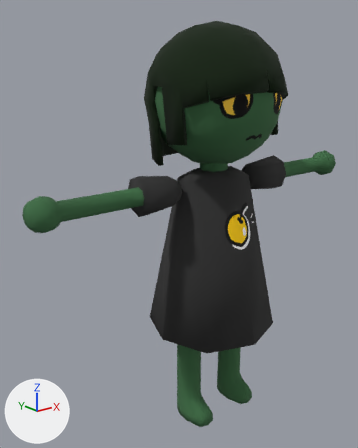
An edit to the FBX model Assets/Animation/NPCs/NPC_5MOD.fbx, drawn before and after from the same camera.
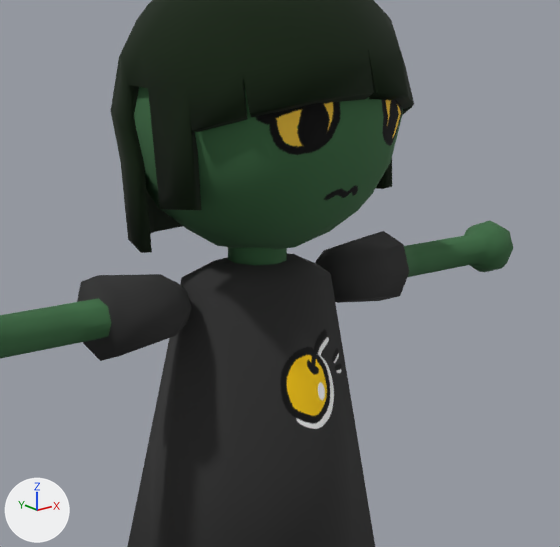
Each version appears first whole from a 50 mm camera at (-0.992, -1.075, 1.085) aimed at (-0.082, 0.063, 0.63), and next in a close-up on the part from 25% to 100% of the width and 10% to 68% of the height. Arrows for +X, +Y and +Z are at lower left; the lights stay in place. The older version's two pictures come first.

Names of what the first close-up shows: 'MArms_01', 'MBody_01', 'MHair_03', 'MHead', 'NeckM'.
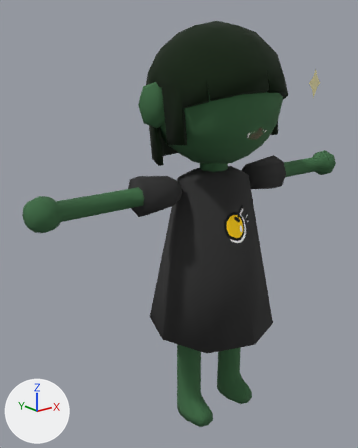
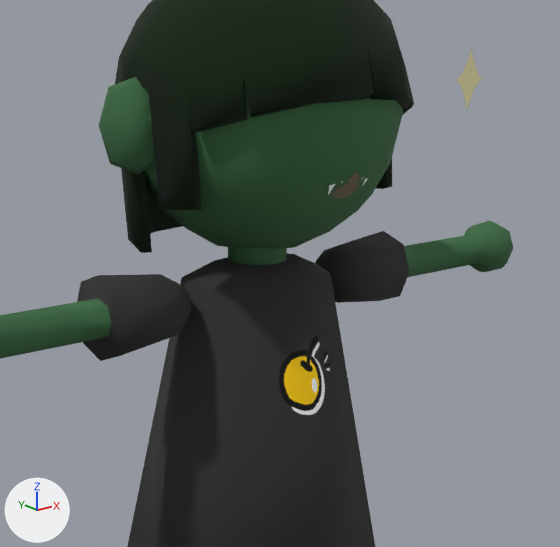
What differs and where, as boxes (x1, y1, x2, y2) in the close-ups (560 x 547 px):
'MBody_01', recoloured, surface changed
    both: (191, 266, 345, 432)
'MHead', recoloured, surface changed
    both: (145, 100, 403, 203)
'MEars_02', added (green)
    after: (98, 77, 155, 174)
'GIcon', added (beige)
    after: (456, 49, 482, 111)
'GMouth', added
    after: (328, 178, 369, 195)
part 1 of me_cube_003, surface changed
    both: (191, 266, 219, 281)
part 2 of me_cube_001, surface changed
    before: (134, 87, 403, 203)
    after: (145, 100, 403, 203)

Patch to the scene script:
```diff
--- a/Assets/Animation/NPCs/NPC_5MOD.fbx.py
+++ b/Assets/Animation/NPCs/NPC_5MOD.fbx.py
@@ img_e_npc_05_jpg @@
+img_e_npc_05_jpg = load_image('E_NPC_05.jpg', 'E_NPC_05.jpg', 1024, 1024, 'sRGB')
@@ img_npc_icon_happy_png @@
+img_npc_icon_happy_png = load_image('NPC_Icon_Happy.png', 'Faces/NPC_Icon_Happy.png', 256, 256, 'Non-Color')
@@ img_npc_e_01mouth_png @@
+img_npc_e_01mouth_png = load_image('NPC_E_01Mouth.png', 'Faces/NPC_E_01Mouth.png', 256, 256, 'Non-Color')
@@ mat_m_npc @@
+mat_m_npc = principled_material('M_NPC')
+mat_m_npc.texture = img_e_npc_05_jpg
+mat_m_npc.roughness = 1.0
@@ mat_m_npc_icon @@
+mat_m_npc_icon = bpy.data.materials.new('M_NPC_Icon')
+# uses the picture img_npc_icon_happy_png
@@ mat_m_npc_mouth @@
+mat_m_npc_mouth = bpy.data.materials.new('M_NPC_Mouth')
+# uses the picture img_npc_e_01mouth_png
@@ me_cube_003 @@
 me_cube_003.from_pydata(...)  # 50 vertices, 48 faces; spans x -0.196..0.196, y -0.196..0.196, z -0.239..0.262
 # used by ob_mbody_01; location = (0.0, 0.0, 0.539)
-me_cube_003.materials.append(mat_material)  # picture img_npc_05_png
+# me_cube_003 part 1: texture (UV) coordinates of 42 of 48 faces, centred in x -0.158..0.158, y -0.158..0.158, z -0.239..0.262, changed; they spanned u 0.59..0.76, v 0.14..0.32 and now span u 0.52..0.56, v 0.4..0.45
+me_cube_003.materials.append(mat_m_npc)  # picture img_e_npc_05_jpg
@@ me_cube_001 @@
 me_cube_001.from_pydata(...)  # 98 vertices, 96 faces; spans x -0.191..0.191, y -0.191..0.191, z -0.191..0.191
 # used by ob_mhead; location = (0.0, 0.0, 1.005)
-me_cube_001.materials.append(mat_material)  # picture img_npc_05_png
+# me_cube_001 part 2: texture (UV) coordinates of 96 of 96 faces, centred in x -0.176..0.176, y -0.176..0.176, z -0.176..0.176, changed; they spanned u 0.01..0.99, v 0.41..0.98 and now span u 0.57..0.98, v 0.02..0.98
+me_cube_001.materials.append(mat_m_npc)  # picture img_e_npc_05_jpg
@@ me_cube_036 @@
 me_cube_036.from_pydata(...)  # 164 vertices, 163 faces; spans x -0.197..0.197, y -0.203..0.205, z -0.178..0.205
-me_cube_036.materials.append(mat_material)  # picture img_npc_05_png
+me_cube_036.materials.append(mat_m_npc)  # picture img_e_npc_05_jpg
@@ me_plane @@
+me_plane.from_pydata(...)  # 4 vertices, 1 face; spans x 0.0833..0.2058, y -0.2317, z 0.9879..1.1104
+me_plane.materials.append(mat_m_npc_icon)
@@ me_cube_014_1 @@
+me_cube_014_1.from_pydata(...)  # 52 vertices, 48 faces; spans x -0.233..0.233, y -0.01..0.061, z -0.048..0.073
+me_cube_014_1.materials.append(mat_m_npc)  # picture img_e_npc_05_jpg
@@ me_cube_042 @@
+me_cube_042.from_pydata(...)  # 9 vertices, 4 faces; spans x -0.0743..0.0743, y -0.1908..-0.1258, z -0.1352..-0.0002
+me_cube_042.materials.append(mat_m_npc_mouth)
@@ ob_gicon @@
+ob_gicon = bpy.data.objects.new('GIcon', me_plane)
+ob_gicon.location = (0.0, 0.0, 0.0)
@@ ob_mears_02 @@
+ob_mears_02 = bpy.data.objects.new('MEars_02', me_cube_014_1)
+ob_mears_02.location = (0.0, 0.0, 0.98)
@@ ob_gmouth @@
+ob_gmouth = bpy.data.objects.new('GMouth', me_cube_042)
+ob_gmouth.location = (0.0, -0.002, 1.005)
```
